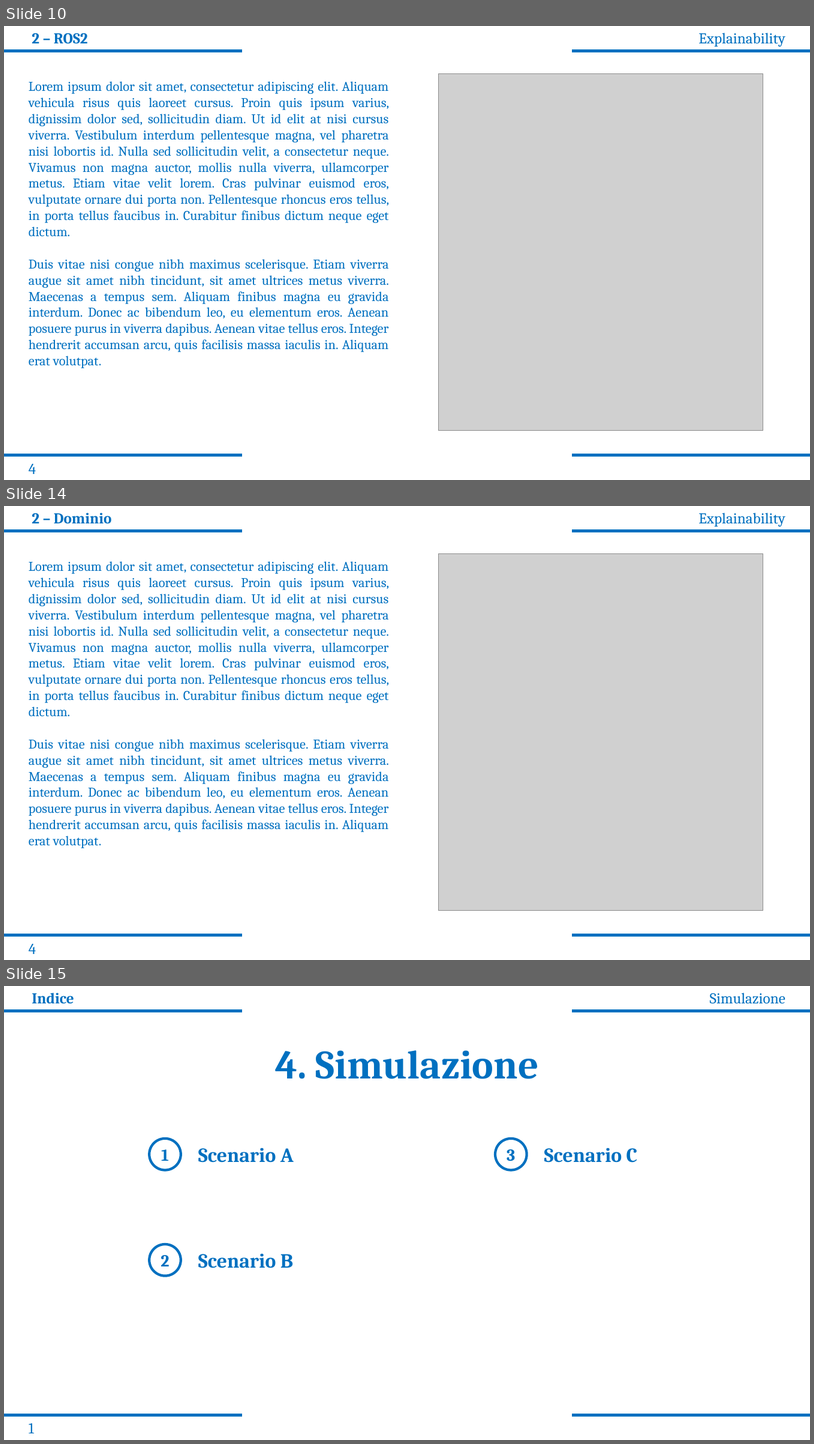
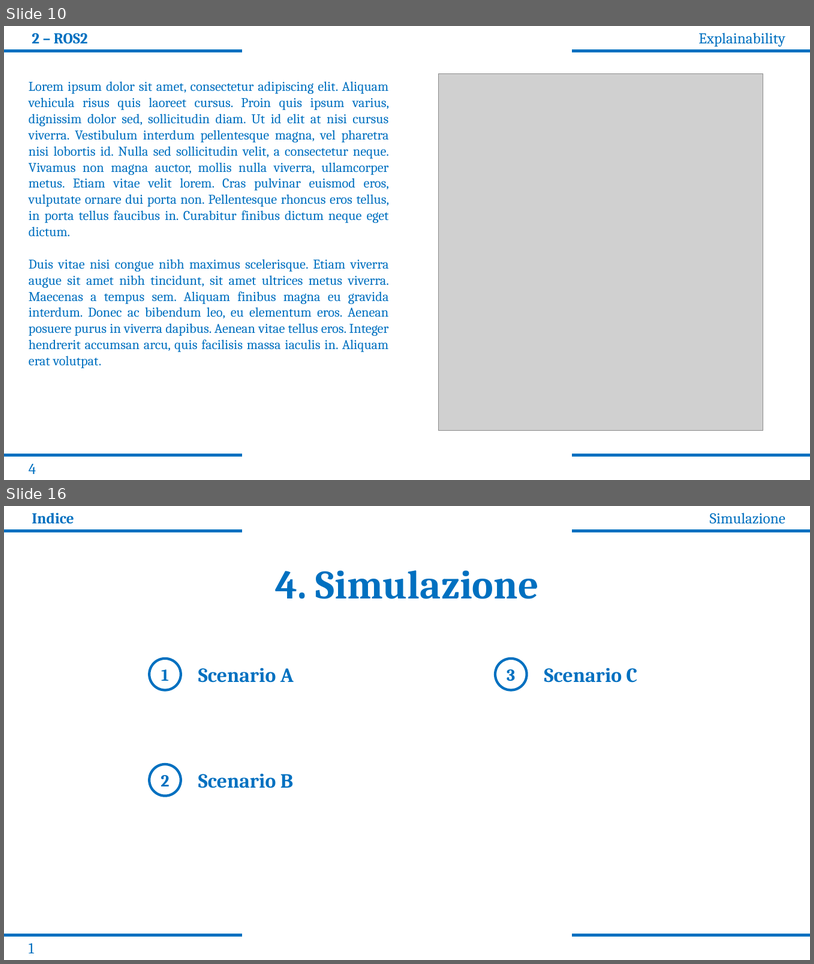
Before and after one commit to A-rgonaut/LM-32_HrR_Hotel-receptionist_Robot, a slide deck: docs/HrR_presentazione.pptx. Shown one above the other, each under a label of ours: slides 10, 14 and 15 before the commit, slides 10 and 16 after it; the slides between them are not shown. The pictures are 814x1444 and 814x964 pixels, drawn with LibreOffice and Linux fonts; fonts in the diff are those of the drawing; grey boxes stand for pictures. Boxes give left, top, right and bottom in pixels: in the first picture for what was removed or moved away, otherwise in the second. Text is boxed around its words. In the diff, an @@ line names an element or a change of style, - is before the commit and + after.

```diff
--- a/docs/HrR_presentazione.pptx
+++ b/docs/HrR_presentazione.pptx
@@ slide 14 removed at [4,506,810,960], background #FFFFFF @@
@@ rectangle removed at [4,506,810,960] @@
@@ text removed at [32,513,112,523] @@
-2 – Dominio
@@ text removed at [699,513,786,527] @@
-Explainability
@@ line removed from (4, 531) to (242, 531) @@
@@ line removed from (573, 531) to (810, 531) @@
@@ picture removed at [439,554,763,910] @@
@@ text removed at [29,561,390,848] @@
-Lorem ipsum dolor sit amet, consectetur adipiscing elit. Aliquam vehicula risus quis laoreet cursus. Proin quis ipsum varius, dignissim dolor sed, sollicitudin diam. Ut id elit at nisi cursus viverra. Vestibulum interdum pellentesque magna, vel pharetra nisi lobortis id. Nulla sed sollicitudin velit, a consectetur neque. Vivamus non magna auctor, mollis nulla viverra, ullamcorper metus. Etiam vitae velit lorem. Cras pulvinar euismod eros, vulputate ornare dui porta non. Pellentesque rhoncus eros tellus, in porta tellus faucibus in. Curabitur finibus dictum neque eget dictum.
-Duis vitae nisi congue nibh maximus scelerisque. Etiam viverra augue sit amet nibh tincidunt, sit amet ultrices metus viverra. Maecenas a tempus sem. Aliquam finibus magna eu gravida interdum. Donec ac bibendum leo, eu elementum eros. Aenean posuere purus in viverra dapibus. Aenean vitae tellus eros. Integer hendrerit accumsan arcu, quis facilisis massa iaculis in. Aliquam erat volutpat.
@@ line removed from (4, 935) to (242, 935) @@
@@ line removed from (573, 935) to (810, 935) @@
@@ text removed at [29,943,36,954] @@
-4
@@ what was slide 15 is now slide 16 @@
```
Also in this commit, not shown: 3 slides changed, 2 slides added.
